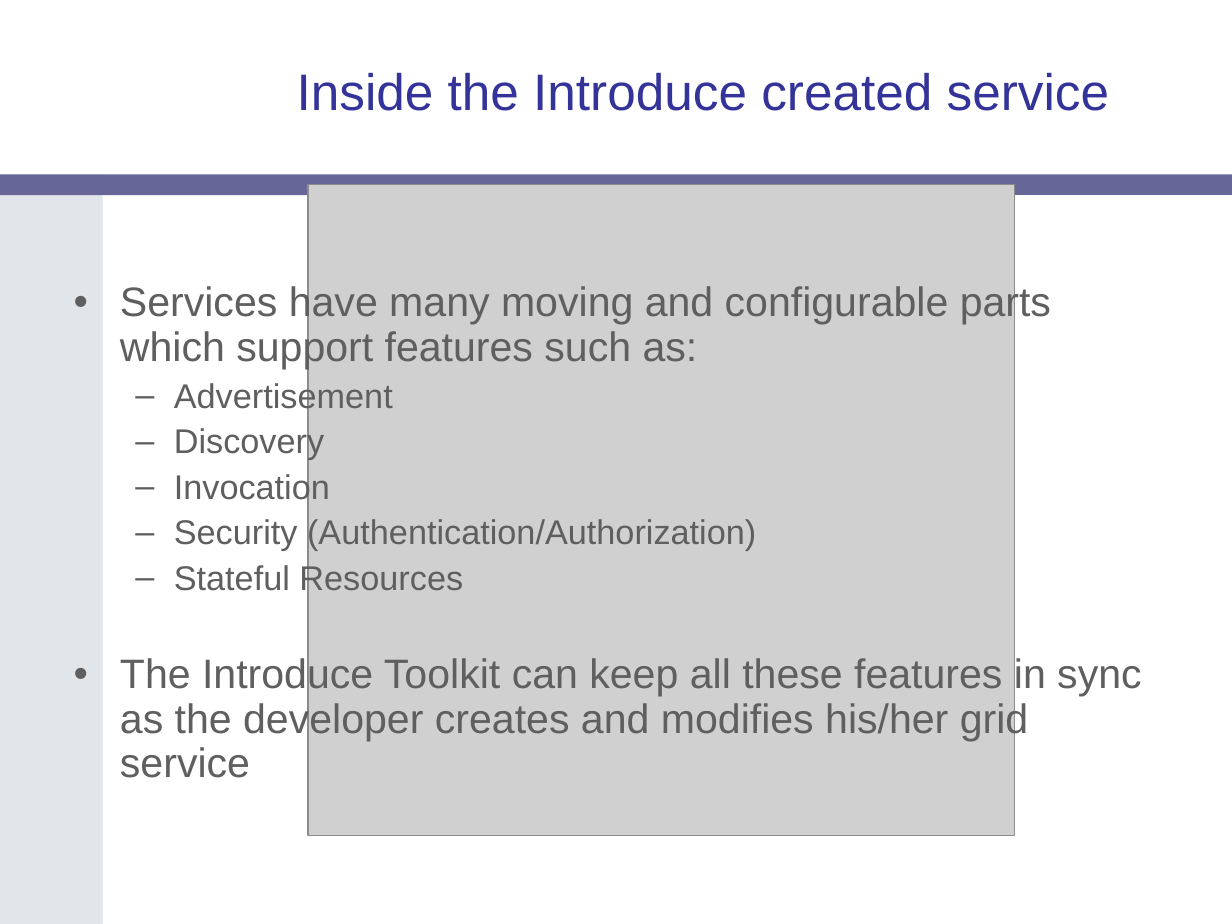
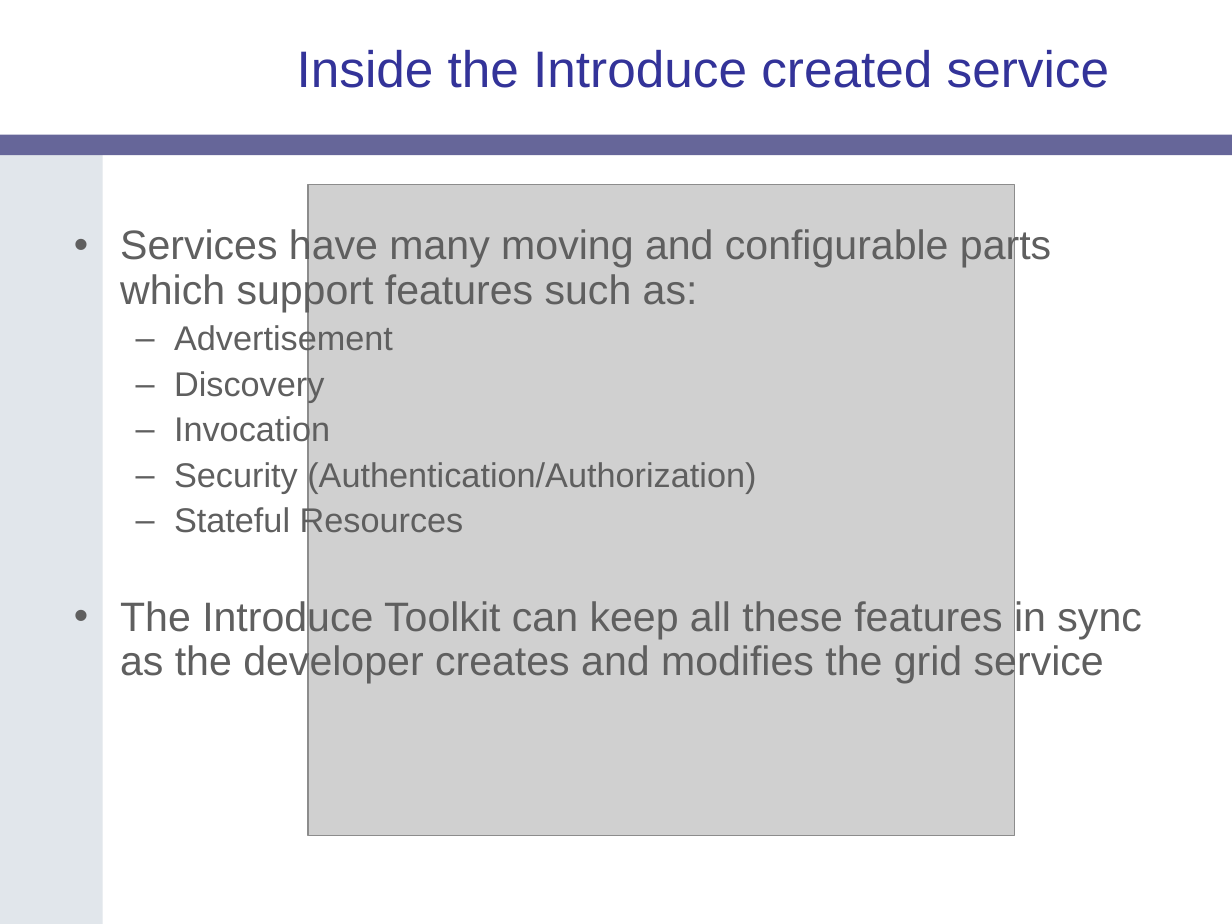
Before and after one commit to NCIP/cagrid-docs, a slide deck: slide 9 of presentations/introduce/Introduce-OGF19.ppt. Drawn at 1232x924 pixels with LibreOffice and Linux fonts; fonts in the diff are those of the drawing; grey boxes stand for pictures; background and template pictures are left out. Boxes give left, top, right and bottom in pixels: in the first picture for what was removed or moved away, otherwise in the second. Text is boxed around its words. In the diff, an @@ line names an element or a change of style, - is before the commit and + after.

```diff
--- a/presentations/introduce/Introduce-OGF19.ppt
+++ b/presentations/introduce/Introduce-OGF19.ppt
@@ title "Inside the Introduce created service": place and size @@
-title "Inside the Introduce created service" at [297,73,1110,111]
+title "Inside the Introduce created service" at [297,50,1110,88]
@@ rounded rectangle: place and size @@
-rounded rectangle at [0,175,1232,196]
+rounded rectangle at [0,134,1232,155]
@@ freeform shape: place and size @@
-freeform shape at [0,175,102,924]
+freeform shape at [0,154,102,924]
@@ text "Services have many moving and ...": place and size @@
-text "Services have many moving and ..." at [120,284,1141,778]
+text "Services have many moving and ..." at [120,227,1141,684]
@@ text at [120,598,1141,684]: text changed @@
-• The Introduce Toolkit can keep all these features in sync as the developer creates and modifies his/her grid service
+• The Introduce Toolkit can keep all these features in sync as the developer creates and modifies the grid service
```
Also in this commit, not shown: 20 other slides changed.
